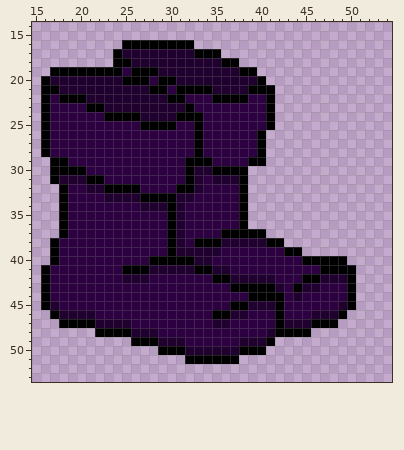
Two states of a sprite sheet, GameFile/Resources/VoidBoots.png. That is the earlier state.
The file is 68x68 pixels. Shown: x 15..54, y 14..53.
After the commit:
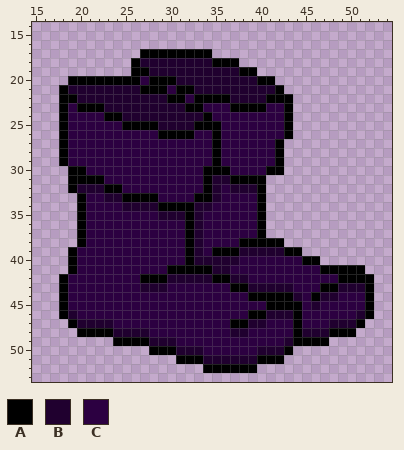
Palette (. is transparent): A #000000  B #20002f  C #2c0041
The edit:
@@ x 15..54 @@
 15 ........................................
-16 ..........AAAAAAAA......................
-17 .........ABBBBBBBBAAA...................
-18 .........AABBBBBBBBBBAA.................
-19 ..AAAAAAAACAAABBBBBBBBBAA...............
-20 .ABBBBBBBBAAACAABBBBBBBBBA..............
-21 .AABBBBBBBBBBAACAAAABBBBAAA.............
-22 .ACAAABBBBBBBBBAACCCAAAACCA.............
-23 .ACCCCAABBBBBBBBBACCCCCCCCA.............
-24 .ACCCCCCAAAABBBBAAACCCCCCCA.............
-25 .ACCCCCCCCCCAAAACCACCCCCCCA.............
-26 .ACCCCCCCCCCCCCCCCACCCCCCA..............
-27 .ACCCCCCCCCCCCCCCCACCCCCCA..............
-28 .ACCCCCCCCCCCCCCCCACCCCCCA..............
-29 ..AACCCCCCCCCCCCCAAACCCCAA..............
-30 ..AAAACCCCCCCCCCCABBAAAA................
-31 ..ABBBAACCCCCCCCCABCBBBA................
-32 ...ACCBBAAAACCCCAABCCCCA................
-33 ...ACCCCBBBBAAAABBCCCCCA................
-34 ...ACCCCCCCCBBBABCCCCCCA................
-35 ...ACCCCCCCCCCCABCCCCCCA................
-36 ...ACCCCCCCCCCCABCCCCCCA................
-37 ...ACCCCCCCCCCCABCCCCAAAAA..............
-38 ..ACCCCCCCCCCCCABCAAABBBBBAA............
-39 ..ACCCCCCCCCCCCABBBBBCCCCCCCAA..........
-40 ..ACCCCCCCCCCAAAAABBCCCCCCCCCCAAAAA.....
-41 .ACCCCCCCCAAABBBBBAABBCCCCCCCCCCAAAA....
-42 .ACCCCCCCCBBBCCCCCCCAABBBBBCCCAABBBA....
-43 .ACCCCCCCCCCCCCCCCCCCCAAAAABCABBCCCA....
-44 .ACCCCCCCCCCCCCCCCCCCCCCAAAACBCCCCCA....
-45 .ABCCCCCCCCCCCCCCCCCCCAABBBACCCCCCBA....
-46 ..ABBBBCCCCCCCCCCCCCAABBCCCACCCBBBA.....
-47 ...AAAABBBBCCCCCCCCCBBCCCCCABBBAAA......
-48 .......AAAABBBCCCCCCCCCCCCBAAAA.........
-49 ...........AAABBBCCCCCCBBBA.............
-50 ..............AAABBBBBBAAA..............
-51 .................AAAAAA.................
-52 ........................................
+16 ........................................
+17 ............AAAAAAAA....................
+18 ...........ABBBBBBBBAAA.................
+19 ...........AABBBBBBBBBBAA...............
+20 ....AAAAAAAACAAABBBBBBBBBAA.............
+21 ...ABBBBBBBBAAACAABBBBBBBBBA............
+22 ...AABBBBBBBBBBAACAAAABBBBAAA...........
+23 ...ACAAABBBBBBBBBAACCCAAAACCA...........
+24 ...ACCCCAABBBBBBBBBACCCCCCCCA...........
+25 ...ACCCCCCAAAABBBBAAACCCCCCCA...........
+26 ...ACCCCCCCCCCAAAACCACCCCCCCA...........
+27 ...ACCCCCCCCCCCCCCCCACCCCCCA............
+28 ...ACCCCCCCCCCCCCCCCACCCCCCA............
+29 ...ACCCCCCCCCCCCCCCCACCCCCCA............
+30 ....AACCCCCCCCCCCCCAAACCCCAA............
+31 ....AAAACCCCCCCCCCCABBAAAA..............
+32 ....ABBBAACCCCCCCCCABCBBBA..............
+33 .....ACCBBAAAACCCCAABCCCCA..............
+34 .....ACCCCBBBBAAAABBCCCCCA..............
+35 .....ACCCCCCCCBBBABCCCCCCA..............
+36 .....ACCCCCCCCCCCABCCCCCCA..............
+37 .....ACCCCCCCCCCCABCCCCCCA..............
+38 .....ACCCCCCCCCCCABCCCCAAAAA............
+39 ....ACCCCCCCCCCCCABCAAABBBBBAA..........
+40 ....ACCCCCCCCCCCCABBBBBCCCCCCCAA........
+41 ....ACCCCCCCCCCAAAAABBCCCCCCCCCCAAAAA...
+42 ...ACCCCCCCCAAABBBBBAABBCCCCCCCCCCAAAA..
+43 ...ACCCCCCCCBBBCCCCCCCAABBBBBCCCAABBBA..
+44 ...ACCCCCCCCCCCCCCCCCCCCAAAAABCABBCCCA..
+45 ...ACCCCCCCCCCCCCCCCCCCCCCAAAACBCCCCCA..
+46 ...ABCCCCCCCCCCCCCCCCCCCAABBBACCCCCCBA..
+47 ....ABBBBCCCCCCCCCCCCCAABBCCCACCCBBBA...
+48 .....AAAABBBBCCCCCCCCCBBCCCCCABBBAAA....
+49 .........AAAABBBCCCCCCCCCCCCBAAAA.......
+50 .............AAABBBCCCCCCBBBA...........
+51 ................AAABBBBBBAAA............
+52 ...................AAAAAA...............
 53 ........................................
